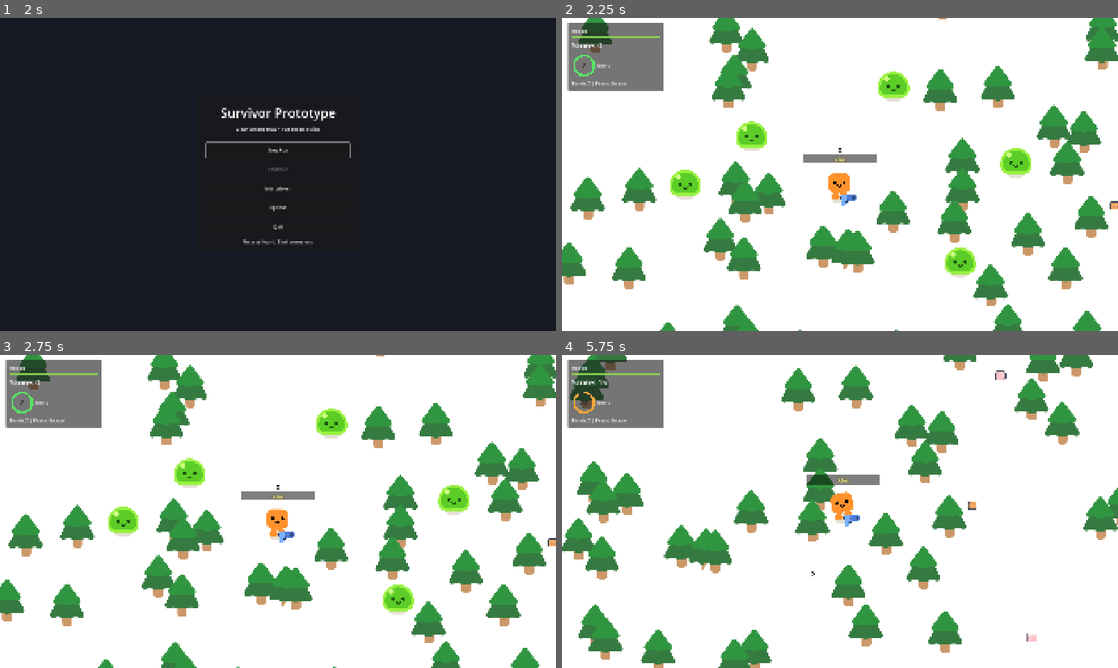
Above: before the commit, frames 1-4 (two rows, left to right).
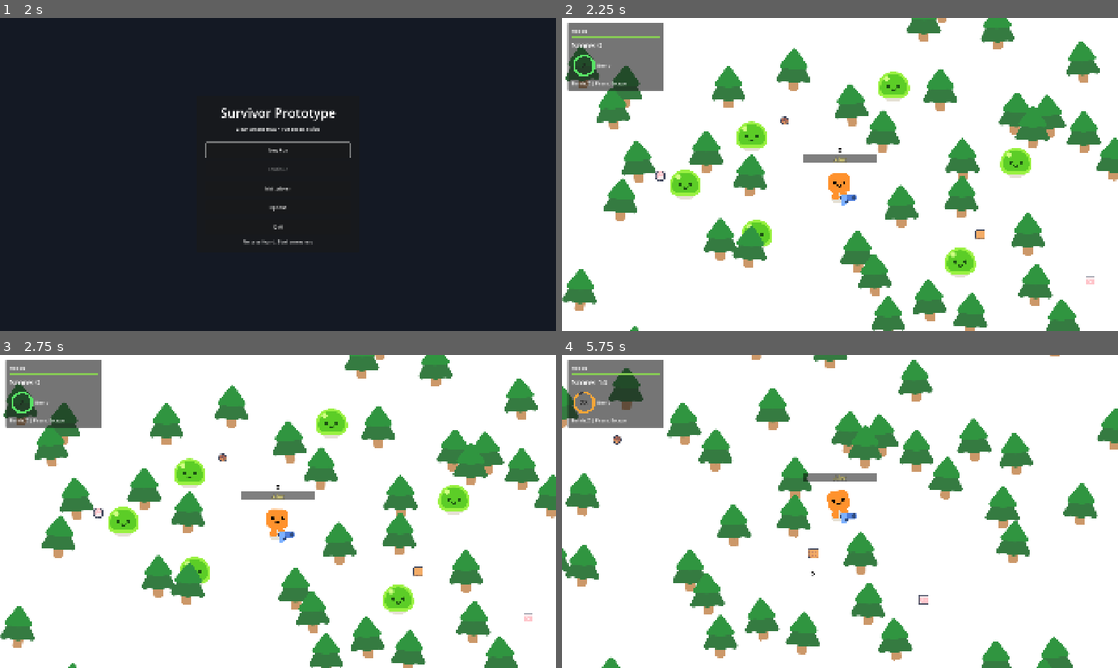
Above: after the commit, the same moments.

Repository: Arjun-Rao-Dev/HappyBoo
Game: Godot game, scene res://ui/username_prompt.tscn
Two runs of this game, one before a commit and one after it. Both use one fixed random seed, a clock stepped at 60 frames per second and the inputs below. Sound files missing from this copy of the repository are replaced by a short silence.
Inputs (mouse positions are in pixels of both pictures, inside the frame that each line leads up to):
- Up to frame 1 (2 s): click (278, 171) at 0.52 s; type "Alex" at 0.6 s; click "Continue" at 1.25 s
- Up to frame 2 (2.25 s): click "New Run" at 2 s
- Up to frame 3 (2.75 s): no input
- Up to frame 4 (5.75 s): tap Enter at 2.75 s; move the mouse to (962, 495) at 2.77 s; hold D (move_right) 2.78-3.53 s; tap Z (throw_bomb) every 0.75 s from 2.85 to 5.1 s; move the mouse to (728, 527) at 3.52 s; hold S (move_down) 3.53-4.28 s; move the mouse to (895, 442) at 4.27 s; hold D (move_right) 4.28-5.03 s; move the mouse to (812, 574) at 5.02 s; hold W (move_up) from 5.03 s (still down)

Frame 1 is identical in both runs. In frame 2, 22% of the frame differs, in the area x 0-100%, y 0-100%; in frame 3, 22%; in frame 4, 30%.

Commit message:
Make multiplayer tree generation deterministic per chunk

Diff:
--- a/survivors_game.gd
+++ b/survivors_game.gd
@@ -21,6 +21,7 @@
 @export var score_for_medium_monsters: int = 12
 @export var score_for_heavy_monsters: int = 35
 @export var network_snapshot_interval: float = 0.10
+const TREE_ROTATION_VARIATION := 0.08
 
 var spawned_chunks: Dictionary = {}
 var score: int = 0
@@ -423,8 +424,6 @@
 
 
 func _physics_process(_delta: float) -> void:
-	if is_multiplayer_session and not is_host_session:
-		return
 	_spawn_trees_around_player()
 
 
@@ -488,15 +487,16 @@
 	if tree_scene == null:
 		return
 	var chunk_origin := Vector2(chunk.x * chunk_size, chunk.y * chunk_size)
+	var tree_rng := _chunk_rng(chunk, "trees")
 	for _i in trees_per_chunk:
 		var position_found := false
 		var spawn_position := Vector2.ZERO
 		for _attempt in spawn_attempts_per_tree:
 			spawn_position = chunk_origin + Vector2(
-				randf_range(0.0, chunk_size),
-				randf_range(0.0, chunk_size)
+				tree_rng.randf_range(0.0, chunk_size),
+				tree_rng.randf_range(0.0, chunk_size)
 			)
-			if spawn_position.distance_to(player.global_position) >= min_tree_distance_from_player:
+			if is_multiplayer_session or spawn_position.distance_to(player.global_position) >= min_tree_distance_from_player:
 				position_found = true
 				break
 		if not position_found:
@@ -504,6 +504,14 @@
 		var tree := tree_scene.instantiate()
 		add_child(tree)
 		tree.global_position = spawn_position
+		if tree is Node2D:
+			(tree as Node2D).rotation = tree_rng.randf_range(-TREE_ROTATION_VARIATION, TREE_ROTATION_VARIATION)
+		var tree_sprite: Variant = tree.get_node_or_null("PineTree")
+		if tree_sprite is Sprite2D:
+			(tree_sprite as Sprite2D).flip_h = tree_rng.randf() < 0.5
+
+	if is_multiplayer_session and not is_host_session:
+		return
 
 	var allow_mobs := session_mode != "pvp"
 	if allow_mobs and mob_scene != null and medium_monster_scene != null and heavy_monster_scene != null and randf() <= mob_spawn_chance_per_chunk:
@@ -551,6 +559,12 @@
 	)
 
 
+func _chunk_rng(chunk: Vector2i, salt: String) -> RandomNumberGenerator:
+	var rng := RandomNumberGenerator.new()
+	rng.seed = hash("%s:%d:%d" % [salt, chunk.x, chunk.y])
+	return rng
+
+
 func _on_player_died() -> void:
 	if is_multiplayer_session:
 		if is_host_session:
